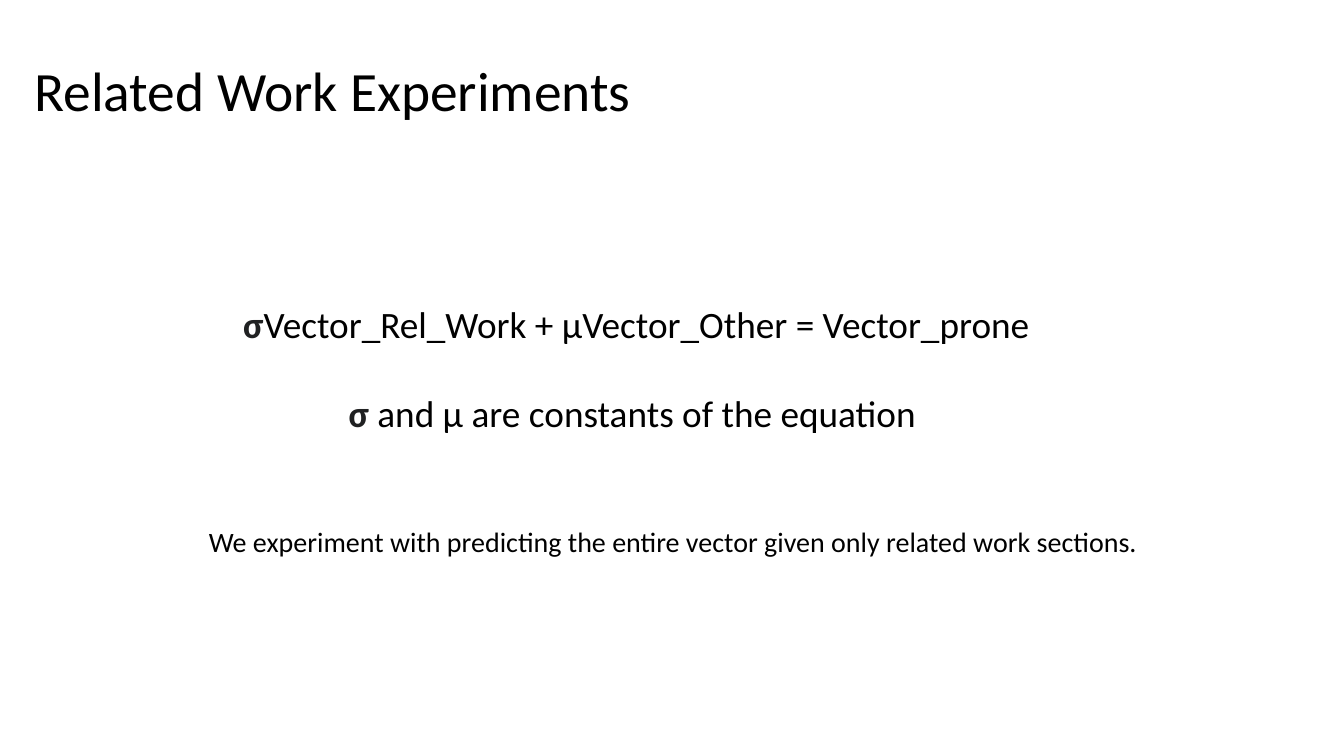
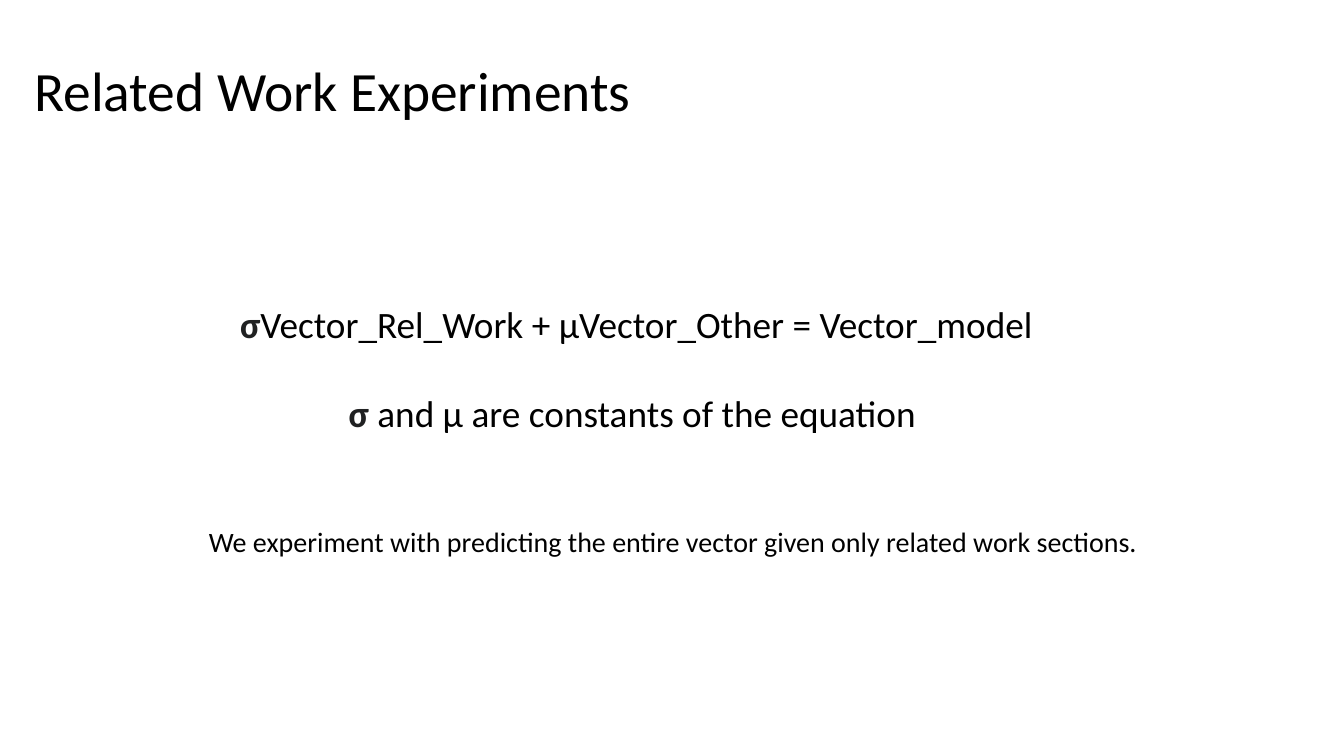
Before and after one commit to kwchurch/JSALT_Better_Together, a slide deck: slide 23 of slides/final_presentation_draft/Experiments/Related_Work_Hypothesis_final.pptx. Drawn at 1344x756 pixels with LibreOffice and Linux fonts; fonts in the diff are those of the drawing. Boxes give left, top, right and bottom in pixels: in the first picture for what was removed or moved away, otherwise in the second. Text is boxed around its words. In the diff, an @@ line names an element or a change of style, - is before the commit and + after.

```diff
--- a/slides/final_presentation_draft/Experiments/Related_Work_Hypothesis_final.pptx
+++ b/slides/final_presentation_draft/Experiments/Related_Work_Hypothesis_final.pptx
@@ text at (x1=240, y1=312, x2=1033, y2=344): text changed @@
-σVector_Rel_Work + μVector_Other = Vector_prone
+σVector_Rel_Work + μVector_Other = Vector_model
```
Also in this commit, not shown: 7 other slides changed, 1 slide added.
